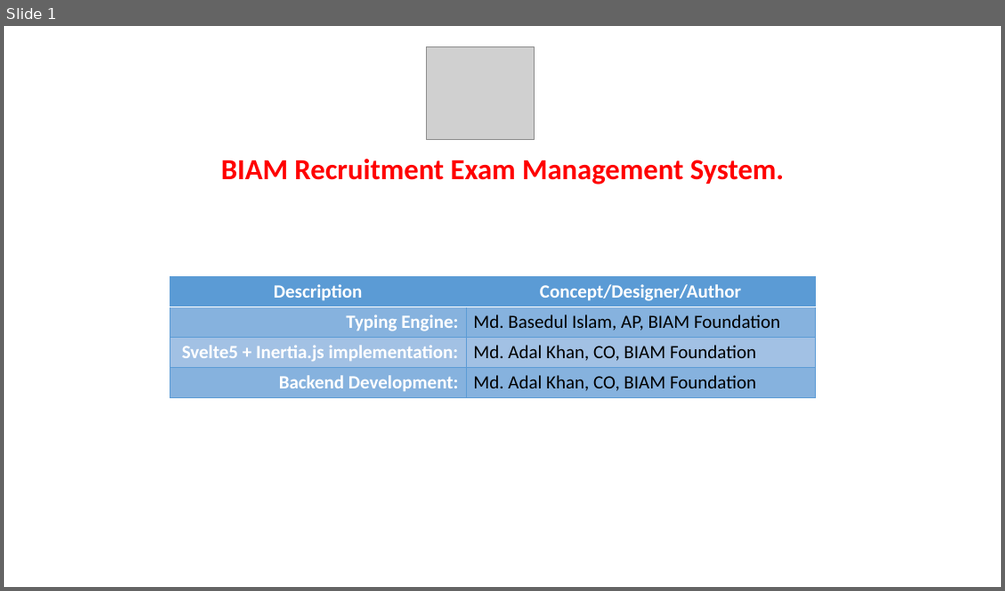
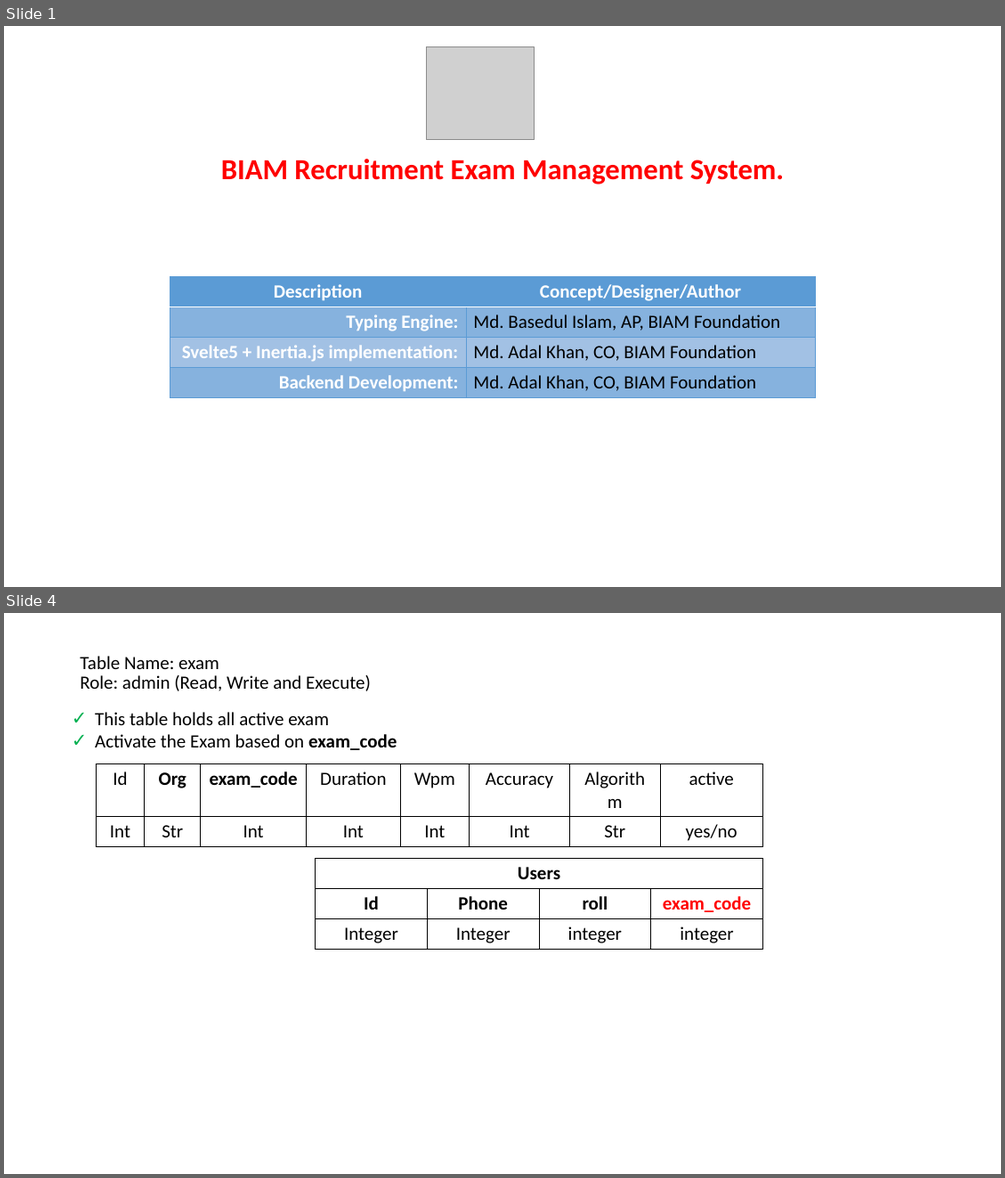
Before and after one commit to mdadalkhan/Code, a slide deck: projects/brems/Overview.pptx. Shown one above the other, each under a label of ours: slide 1 before the commit, slides 1 and 4 after it; the slides between them are not shown. The pictures are 1005x591 and 1005x1178 pixels, drawn with LibreOffice and Linux fonts; fonts in the diff are those of the drawing; grey boxes stand for pictures. Boxes give left, top, right and bottom in pixels: in the first picture for what was removed or moved away, otherwise in the second. Text is boxed around its words. In the diff, an @@ line names an element or a change of style, - is before the commit and + after.

```diff
--- a/projects/brems/Overview.pptx
+++ b/projects/brems/Overview.pptx
@@ slide 4 added at box(4, 613, 1001, 1174), background #FFFFFF @@
@@ title added at box(80, 656, 371, 691), 18 pt, text #000000 @@
+Table Name: exam
+Role: admin (Read, Write and Execute)
@@ text added at box(95, 712, 396, 750), 18 pt, text #000000 @@
+✓ This table holds all active exam
+✓ Activate the Exam based on exam_code
@@ table added at box(96, 764, 763, 844), 2 rows, 8 columns @@
+Id | Org | exam_code | Duration | Wpm | Accuracy | Algorithm | active
+Int | Str | Int | Int | Int | Int | Str | yes/no
@@ table added at box(316, 859, 764, 949), 3 rows, 4 columns @@
+Users |  |  | 
+Id | Phone | roll | exam_code
+Integer | Integer | integer | integer
```
Also in this commit, not shown: 1 slide changed, 2 other slides added, 5 other files.
